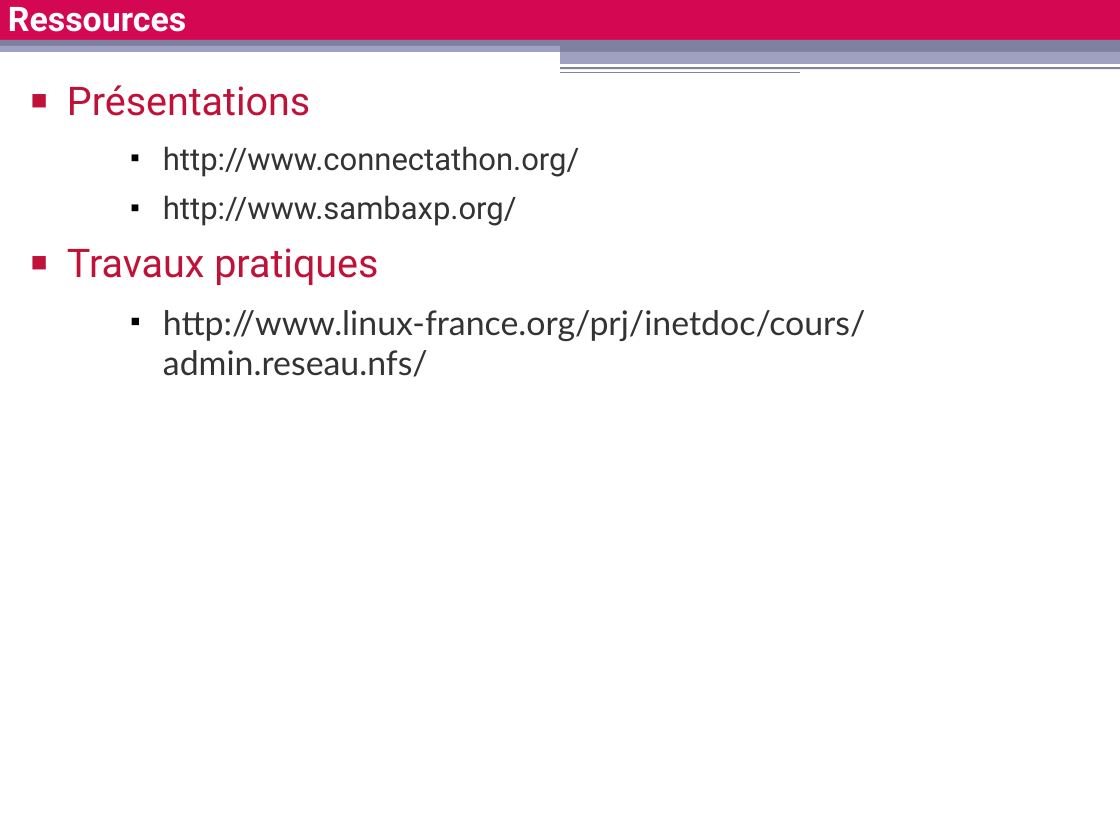
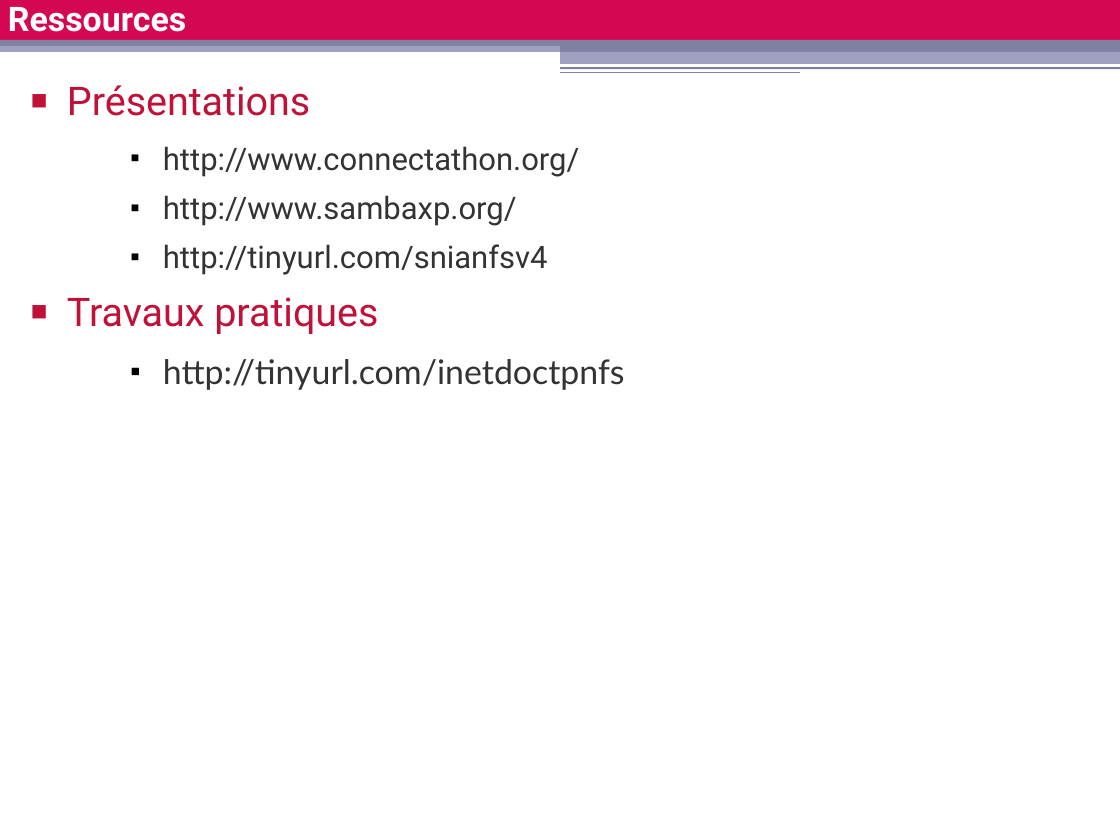
Before and after one commit to platu/inetdoc, a slide deck: slide 27 of presentations/network-filesystems/network-filesystems.odp. Drawn at 1120x840 pixels with LibreOffice and Linux fonts; fonts in the diff are those of the drawing. Boxes give left, top, right and bottom in pixels: in the first picture for what was removed or moved away, otherwise in the second. Text is boxed around its words. In the diff, an @@ line names an element or a change of style, - is before the commit and + after.

Commit message:
Mise à jour partie blog
. publication billet NFS
. ajout de 2 nouvelles catégories : iscsi et nfs
. correction titre syllabus Administration Système en Réseau
. correction/ajout d'URLs en fin de présentation sur les
  systèmes de fichiers réseau

```diff
--- a/presentations/network-filesystems/network-filesystems.odp
+++ b/presentations/network-filesystems/network-filesystems.odp
@@ text at box(163, 244, 548, 275): paragraph added @@
+    ■ http://tinyurl.com/snianfsv4
@@ text at box(163, 359, 625, 390): text changed @@
-    ■ http://www.linux-france.org/prj/inetdoc/cours/admin.reseau.nfs/
+    ■ http://tinyurl.com/inetdoctpnfs
```
Also in this commit, not shown: 9 other files.
